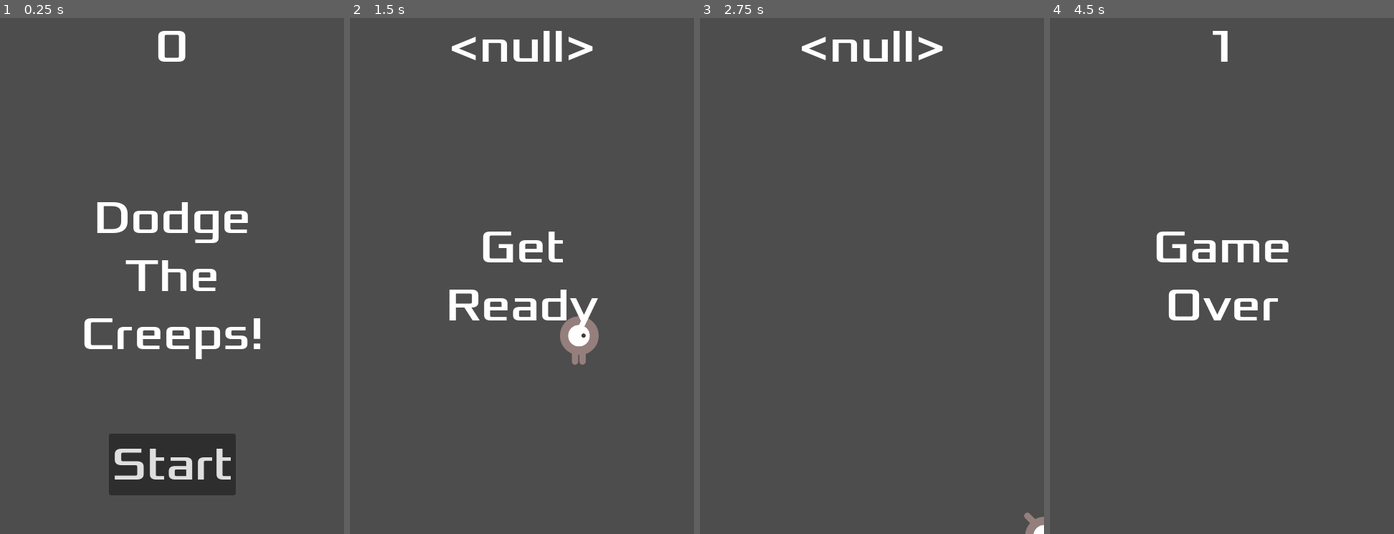
Above: before the commit, frames 1-4 (left to right).
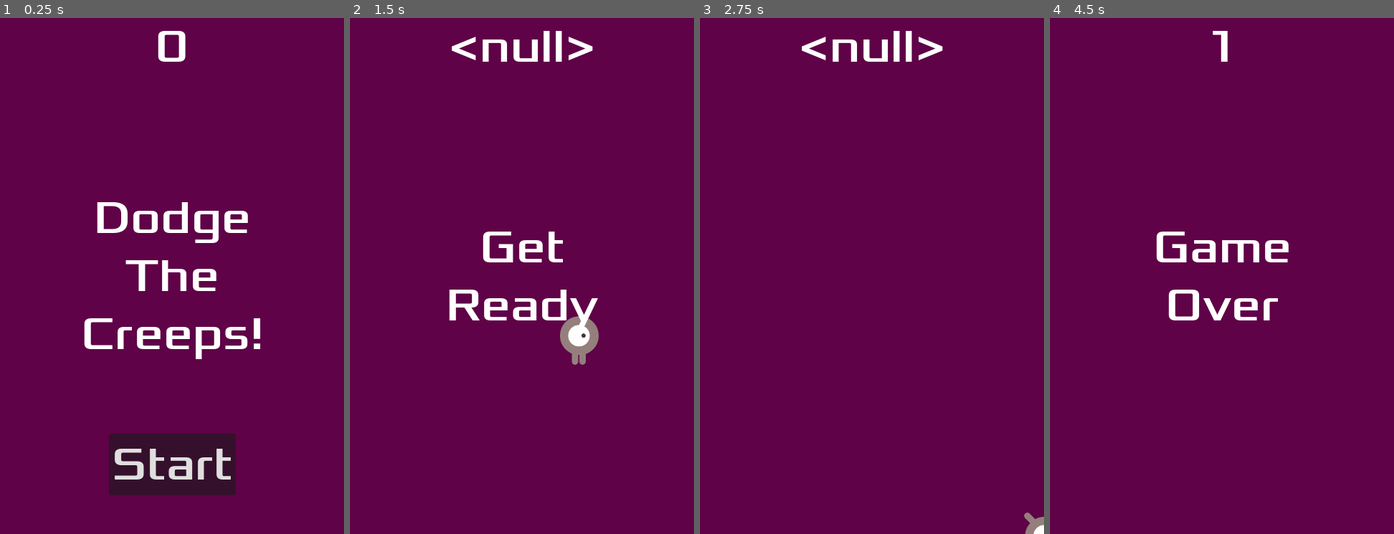
Above: after the commit, the same moments.

Repository: dlains/dodge-the-creeps
Game: Godot game, scene res://main.tscn
Same seed, same stepped clock (60 frames per second), same inputs: the game is played once before the commit and once after it.
Inputs:
- Up to frame 1 (0.25 s): no input
- Up to frame 2 (1.5 s): click "Start" at 0.5 s; tap Enter at 1.25 s; hold Right (move_right) from 1.28 s (still down)
- Up to frame 3 (2.75 s): release Right (move_right) at 2.03 s; hold Down (move_down) from 2.03 s (still down)
- Up to frame 4 (4.5 s): release Down (move_down) at 2.78 s; hold Right (move_right) 2.78-3.53 s; hold Up (move_up) 3.53-4.28 s; hold Left (move_left) from 4.28 s (still down)

The runs differ from the first frame. In frame 1, 96% of the frame differs, in the area x 0-100%, y 0-100%; in frame 2, 97%; in frame 3, 99%; in frame 4, 98%.

Commit message:
Music and shortcuts, oh my

Diff:
--- a/hud.tscn
+++ b/hud.tscn
@@ -1,7 +1,13 @@
-[gd_scene load_steps=3 format=3 uid="uid://c4ycog5upmfdk"]
+[gd_scene load_steps=5 format=3 uid="uid://c4ycog5upmfdk"]
 
 [ext_resource type="Script" path="res://hud.gd" id="1_wo7cq"]
 [ext_resource type="FontFile" uid="uid://h7pn0rmq2k8t" path="res://fonts/Xolonium-Regular.ttf" id="2_7nhbb"]
+
+[sub_resource type="InputEventAction" id="InputEventAction_o76hc"]
+action = &"start_game"
+
+[sub_resource type="Shortcut" id="Shortcut_gepkk"]
+events = [SubResource("InputEventAction_o76hc")]
 
 [node name="HUD" type="CanvasLayer"]
 script = ExtResource("1_wo7cq")
@@ -53,6 +59,7 @@
 grow_vertical = 0
 theme_override_fonts/font = ExtResource("2_7nhbb")
 theme_override_font_sizes/font_size = 64
+shortcut = SubResource("Shortcut_gepkk")
 text = "Start"
 
 [node name="MessageTimer" type="Timer" parent="."]
--- a/main.gd
+++ b/main.gd
@@ -1,19 +1,13 @@
 extends Node
+
 
 @export var mob_scene: PackedScene
 var score
 
-# Called when the node enters the scene tree for the first time.
-func _ready():
-	pass
-
-# Called every frame. 'delta' is the elapsed time since the previous frame.
-func _process(delta):
-	pass
-
 
 func new_game():
 	get_tree().call_group("mobs", "queue_free")
+	$Music.play()
 	$HUD.update_score(score)
 	$HUD.show_message("Get Ready")
 	score = 0
@@ -22,8 +16,10 @@
 
 
 func game_over():
+	$DeathSound.play()
 	$ScoreTimer.stop()
 	$MobTimer.stop()
+	$Music.stop()
 	$HUD.show_game_over()
 
 
--- a/main.tscn
+++ b/main.tscn
@@ -1,9 +1,11 @@
-[gd_scene load_steps=6 format=3 uid="uid://bcg8ayjm4wbd5"]
+[gd_scene load_steps=8 format=3 uid="uid://bcg8ayjm4wbd5"]
 
 [ext_resource type="Script" path="res://main.gd" id="1_l8xsw"]
 [ext_resource type="PackedScene" uid="uid://n6ogwuxtl1yq" path="res://mob.tscn" id="2_3704h"]
 [ext_resource type="PackedScene" uid="uid://cxgtsvtgxw1k0" path="res://player.tscn" id="2_bwx1n"]
 [ext_resource type="PackedScene" uid="uid://c4ycog5upmfdk" path="res://hud.tscn" id="4_bbvre"]
+[ext_resource type="AudioStream" uid="uid://dqt2c2t7lqdb1" path="res://art/House In a Forest Loop.ogg" id="5_c4jsy"]
+[ext_resource type="AudioStream" uid="uid://dsq7enmrma78s" path="res://art/gameover.wav" id="6_oqc3u"]
 
 [sub_resource type="Curve2D" id="Curve2D_smvho"]
 _data = {
@@ -14,6 +16,14 @@
 [node name="Main" type="Node"]
 script = ExtResource("1_l8xsw")
 mob_scene = ExtResource("2_3704h")
+
+[node name="ColorRect" type="ColorRect" parent="."]
+anchors_preset = 15
+anchor_right = 1.0
+anchor_bottom = 1.0
+grow_horizontal = 2
+grow_vertical = 2
+color = Color(0.372549, 0.00784314, 0.278431, 1)
 
 [node name="Player" parent="." instance=ExtResource("2_bwx1n")]
 
@@ -37,6 +47,12 @@
 
 [node name="HUD" parent="." instance=ExtResource("4_bbvre")]
 
+[node name="Music" type="AudioStreamPlayer" parent="."]
+stream = ExtResource("5_c4jsy")
+
+[node name="DeathSound" type="AudioStreamPlayer" parent="."]
+stream = ExtResource("6_oqc3u")
+
 [connection signal="hit" from="Player" to="." method="game_over"]
 [connection signal="timeout" from="MobTimer" to="." method="_on_mob_timer_timeout"]
 [connection signal="timeout" from="ScoreTimer" to="." method="_on_score_timer_timeout"]
--- a/project.godot
+++ b/project.godot
@@ -47,3 +47,8 @@
 "events": [Object(InputEventKey,"resource_local_to_scene":false,"resource_name":"","device":-1,"window_id":0,"alt_press …(182 unchanged characters)…
 ]
 }
+start_game={
+"deadzone": 0.5,
+"events": [Object(InputEventKey,"resource_local_to_scene":false,"resource_name":"","device":-1,"window_id":0,"alt_pressed":false,"shift_pressed":false,"ctrl_pressed":false,"meta_pressed":false,"pressed":false,"keycode":0,"physical_keycode":4194309,"key_label":0,"unicode":0,"echo":false,"script":null)
+]
+}
